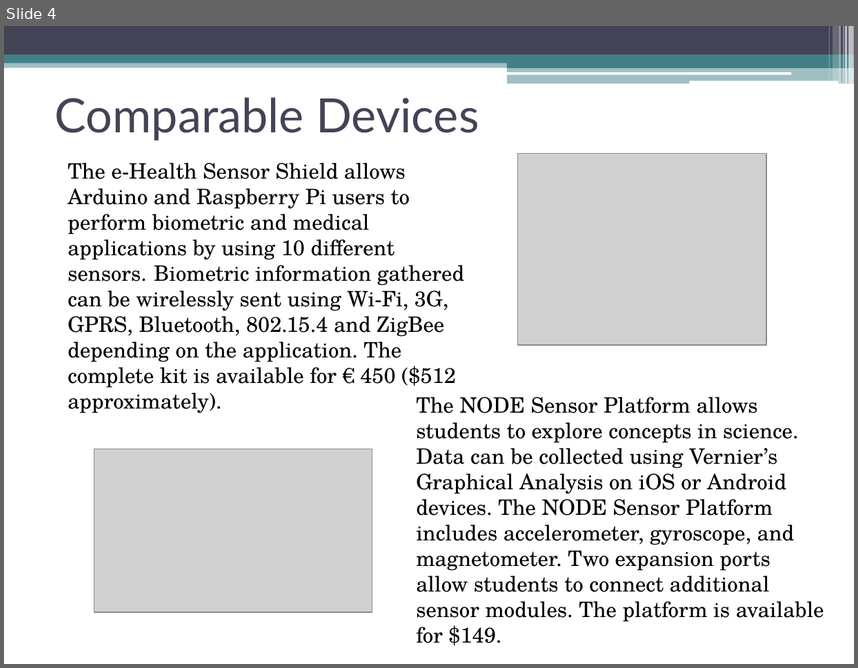
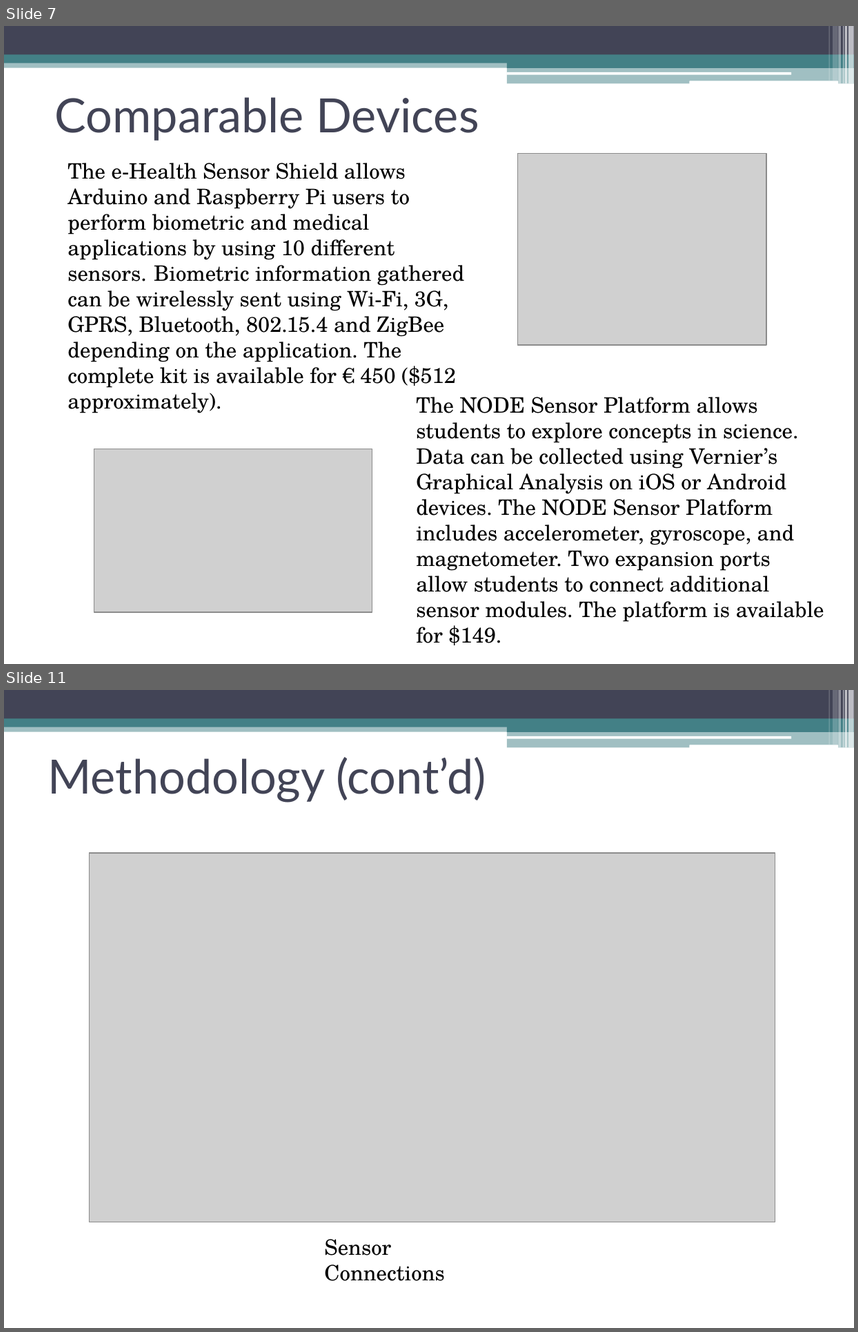
Before and after one commit to erebus-labs/sense_platform, a slide deck: Project Flow Documents/Project Documents/Powerpoint.pptx. Shown one above the other, each under a label of ours: slide 4 before the commit, slides 7 and 11 after it; the slides between them are not shown. The pictures are 858x668 and 858x1332 pixels, drawn with LibreOffice and Linux fonts; fonts in the diff are those of the drawing; grey boxes stand for pictures. Boxes give left, top, right and bottom in pixels: in the first picture for what was removed or moved away, otherwise in the second. Text is boxed around its words. In the diff, an @@ line names an element or a change of style, - is before the commit and + after.

```diff
--- a/Project Flow Documents/Project Documents/Powerpoint.pptx
+++ b/Project Flow Documents/Project Documents/Powerpoint.pptx
@@ slide 11 added at [4,690,854,1328], background #FFFFFF; not listed: 13 template elements that a slide beside it also shows @@
@@ title added at [47,757,487,802], 40 pt, text #424456 @@
+Methodology (cont’d)
@@ picture added at [89,854,775,1222] @@
@@ text added at [324,1239,444,1281], 18 pt, text #000000 @@
+Sensor Connections
@@ what was slide 4 is now slide 7 @@
```
Also in this commit, not shown: 3 slides changed, 12 other slides added, 5 slides removed, 3 other files.
